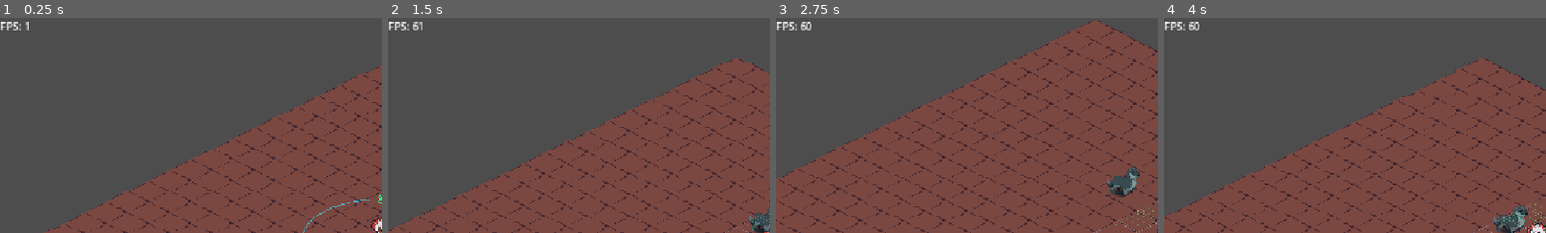
Above: before the commit, frames 1-4 (left to right).
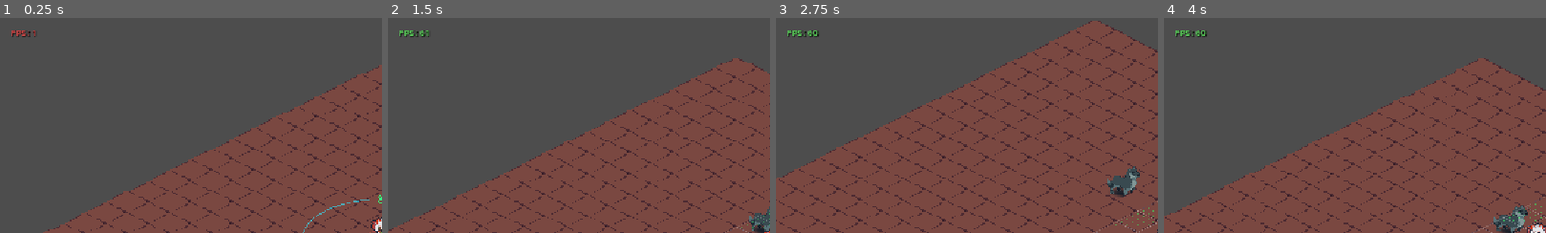
Above: after the commit, the same moments.

Repository: Luo-Mio/ColdWave2047
Game: Godot game, scene res://scene/main_scene.tscn
Two runs of this game, one before a commit and one after it. Both use one fixed random seed, a clock stepped at 60 frames per second and the inputs below.
Inputs (mouse positions are % of the whole screen's width and height, from its top left):
- Up to frame 1 (0.25 s): no input
- Up to frame 2 (1.5 s): tap Enter at 0.5 s; move the mouse to (72, 45) at 0.52 s; hold D (move_right) 0.53-1.28 s; tap 1 at 0.6 s; click (72, 45) at 0.67 s; move the mouse to (30, 55) at 1.27 s; hold S (move_down) from 1.28 s (still down); tap 2 at 1.35 s; click (30, 55) at 1.42 s
- Up to frame 3 (2.75 s): move the mouse to (60, 28) at 2.02 s; release S (move_down) at 2.03 s; hold D (move_right) from 2.03 s (still down); tap 3 at 2.1 s; click (60, 28) at 2.17 s
- Up to frame 4 (4 s): move the mouse to (45, 70) at 2.77 s; release D (move_right) at 2.78 s; hold W (move_up) 2.78-3.53 s; tap 4 at 2.85 s; click (45, 70) at 2.92 s; move the mouse to (80, 65) at 3.52 s; hold A (move_left) from 3.53 s (still down); tap 5 at 3.6 s; click (80, 65) at 3.67 s
The pictures show only the part of the screen within x 0-50%, y 0-50%; the shares and areas given below are measured in that part.

The runs differ from the first frame. In frame 1, 0.3% of the frame differs, in the area x 0-10%, y 1-9%; in frame 2, 0.4%; in frame 3, 0.4%, in the area x 0-12%, y 1-9%; in frame 4, 0.4%.

Commit message:
添加测试目的视野系统

Diff:
--- a/scene/hud/hotbar.tscn
+++ b/scene/hud/hotbar.tscn
@@ -15,6 +15,7 @@
 corner_radius_bottom_left = 3
 
 [node name="hotbar" type="CanvasLayer" unique_id=292178155]
+layer = 100
 script = ExtResource("1_nwfd5")
 
 [node name="MarginContainer" type="MarginContainer" parent="." unique_id=575179856]
--- a/scene/main_chara.tscn
+++ b/scene/main_chara.tscn
@@ -11,6 +11,7 @@
 [ext_resource type="Script" path="res://script/components/player_input_component.gd" id="9_input"]
 [ext_resource type="Script" path="res://script/components/weapon_holder_component.gd" id="10_weapon"]
 [ext_resource type="Script" path="res://script/components/item_collector.gd" id="11_collector"]
+[ext_resource type="Script" path="res://script/components/vision_fog_component.gd" id="12_fog"]
 
 [sub_resource type="AtlasTexture" id="AtlasTexture_26nfg"]
 atlas = ExtResource("1_atro3")
@@ -206,3 +207,6 @@
 
 [node name="ItemCollector" type="Area2D" parent="LogicScript"]
 script = ExtResource("11_collector")
+
+[node name="VisionFogComponent" type="Node" parent="LogicScript"]
+script = ExtResource("12_fog")
--- a/scene/main_scene.tscn
+++ b/scene/main_scene.tscn
@@ -28,6 +28,7 @@
 script = ExtResource("1_fb1ex")
 
 [node name="HUD" type="CanvasLayer" parent="." unique_id=1688893282]
+layer = 100
 
 [node name="fpslabel" type="Label" parent="HUD" unique_id=1268859474]
 offset_right = 40.0
--- /dev/null
+++ b/script/components/vision_fog_component.gd
@@ -0,0 +1,384 @@
+# vision_fog_component.gd —— 战争迷雾与 2.5D 视线遮蔽通用组件 (全屏分辨率视野)
+class_name VisionFogComponent
+extends Node
+
+@export_group("视野核心参数")
+# 屏幕边缘外扩裕量 (像素，用于提前加载进入屏幕边缘的障碍物阴影)
+@export var screen_margin: float = 96.0
+# 历史探索区域的半黑留底深浅 (0.0=全亮, 0.65=经典半黑, 1.0=纯黑)
+@export_range(0.0, 1.0) var explored_alpha: float = 0.65
+# 未探索区域的浓雾深浅 (1.0 = 纯黑)
+@export_range(0.0, 1.0) var unexplored_alpha: float = 1.0
+# 是否彻底隐藏视线盲区内的其他生物
+@export var enable_creature_hiding: bool = true
+# 遮挡视线的物理障碍层掩码 (Layer 2 树木/高墙 = 2)
+@export_flags_2d_physics var obstacle_mask: int = 2
+# 屏幕内最大障碍物探测上限 (极限密林测试可调大至 1024)
+@export var max_obstacles: int = 512
+# 地图边界覆盖尺寸
+@export var map_bounds: float = 4096.0
+
+var entity: CharacterBody2D
+var main_cam: Camera2D
+
+# 内部全屏迷雾画布与视口
+var canvas_layer: CanvasLayer
+var fog_rect: ColorRect
+var fog_viewport: SubViewport
+var fog_cam: Camera2D
+var fog_drawer: Node2D
+
+# 性能优化：预分配矩形物理查询对象、排除列表与脏重绘检测
+var _rect_shape: RectangleShape2D
+var _shape_query: PhysicsShapeQueryParameters2D
+var _excluded_rids: Array[RID] = []
+var _last_draw_pos := Vector2(-99999, -99999)
+var _last_draw_player_pos := Vector2(-99999, -99999)
+var _last_history_stamp_pos := Vector2(-99999, -99999)
+var _last_quads_hash: int = -1
+
+# 历史探索记忆 (低分辨率图像)
+var history_image: Image
+var history_texture: ImageTexture
+const MAP_RES: int = 256
+var _history_update_timer: float = 0.0
+
+# 当帧计算的阴影四边形
+var current_shadow_quads: Array[PackedVector2Array] = []
+
+func _ready() -> void:
+	# 向上查找实体
+	var curr := get_parent()
+	while curr:
+		if curr is CharacterBody2D:
+			entity = curr as CharacterBody2D
+			break
+		curr = curr.get_parent()
+
+	if entity == null:
+		return
+
+	main_cam = entity.find_child("Camera2D", true, false) as Camera2D
+
+	# 预分配矩形物理探测参数（直接匹配屏幕视口包围盒），避免每帧分配垃圾
+	_rect_shape = RectangleShape2D.new()
+	_shape_query = PhysicsShapeQueryParameters2D.new()
+	_shape_query.shape = _rect_shape
+	_shape_query.collision_mask = obstacle_mask
+	_shape_query.collide_with_bodies = true
+	_shape_query.collide_with_areas = false
+
+	_init_history_map()
+	_setup_fog_rendering_pipeline()
+
+func _physics_process(delta: float) -> void:
+	if entity == null:
+		return
+
+	var player_pos := entity.global_position
+	if entity.has_method("get_visual_foot_position"):
+		player_pos = entity.call("get_visual_foot_position")
+
+	# 获取主摄像机
+	if not is_instance_valid(main_cam):
+		main_cam = entity.find_child("Camera2D", true, false) as Camera2D
+		if not is_instance_valid(main_cam):
+			main_cam = get_viewport().get_camera_2d()
+
+	var cam_pos := player_pos
+	var cam_zoom := Vector2.ONE
+	if is_instance_valid(main_cam):
+		cam_pos = main_cam.get_screen_center_position()
+		cam_zoom = main_cam.zoom
+
+	# 同步视口摄像机
+	# 同步视口摄像机
+	if is_instance_valid(fog_cam):
+		fog_cam.position = cam_pos
+		fog_cam.zoom = cam_zoom
+
+	# 确保物理排除列表（虚空空气墙与自身）已注入底层查询，完全不占用检测名额
+	_ensure_excluded_rids()
+
+	# 当前屏幕分辨率对应的世界空间可视包围盒
+	var screen_world_rect := _get_screen_world_rect(cam_pos, cam_zoom, 48.0)
+
+	# 1. 运算屏幕内生物显隐与视线遮蔽 (反向单射线法)
+	if enable_creature_hiding:
+		_update_creature_visibility(player_pos, screen_world_rect)
+
+	# 2. 收集屏幕内的物理障碍物，几何运算投射到屏幕外的阴影体
+	var quads_changed := _calculate_shadow_quads(player_pos, cam_pos, cam_zoom)
+
+	# 3. 同步摄像机与屏幕参数给全屏 Shader
+	if is_instance_valid(fog_rect) and fog_rect.material is ShaderMaterial and is_instance_valid(fog_cam):
+		var mat := fog_rect.material as ShaderMaterial
+		mat.set_shader_parameter("cam_world_pos", fog_cam.position)
+		mat.set_shader_parameter("cam_zoom", fog_cam.zoom)
+		mat.set_shader_parameter("screen_size", Vector2(fog_viewport.size))
+		mat.set_shader_parameter("map_bounds", Vector2(map_bounds, map_bounds))
+		mat.set_shader_parameter("explored_alpha", explored_alpha)
+		mat.set_shader_parameter("unexplored_alpha", unexplored_alpha)
+
+	# 脏标记智能重绘：仅当摄像机位移、角色位移或阴影形状变动时才重绘，静止时 0 额外 CPU/GPU 消耗！
+	var moved := player_pos.distance_squared_to(_last_draw_player_pos) > 0.25 or cam_pos.distance_squared_to(_last_draw_pos) > 0.25
+	if is_instance_valid(fog_drawer) and (moved or quads_changed):
+		_last_draw_pos = cam_pos
+		_last_draw_player_pos = player_pos
+		fog_drawer.queue_redraw()
+
+	# 4. 周期性累加全屏视野的历史探索足迹
+	_history_update_timer -= delta
+	if _history_update_timer <= 0.0:
+		_history_update_timer = 0.15 # 每 150ms 检查一次
+		_stamp_history_exploration(cam_pos, cam_zoom)
+
+# 确保虚空空气墙与自身被底层物理查询排除
+func _ensure_excluded_rids() -> void:
+	if _excluded_rids.is_empty() or _excluded_rids.size() < 2:
+		var rids: Array[RID] = []
+		if is_instance_valid(entity):
+			rids.append(entity.get_rid())
+		var air_walls := get_tree().get_nodes_in_group("air_walls")
+		for aw in air_walls:
+			if aw is CollisionObject2D and not rids.has(aw.get_rid()):
+				rids.append(aw.get_rid())
+		if rids.size() < 2:
+			var aw_fallback := get_tree().root.find_child("AirWallManager", true, false)
+			if is_instance_valid(aw_fallback) and aw_fallback is CollisionObject2D and not rids.has(aw_fallback.get_rid()):
+				rids.append(aw_fallback.get_rid())
+		if rids.size() != _excluded_rids.size():
+			_excluded_rids = rids
+			if _shape_query:
+				_shape_query.exclude = _excluded_rids
+
+# 获取屏幕分辨率在世界空间中的矩形范围
+func _get_screen_world_rect(cam_pos: Vector2, cam_zoom: Vector2, margin: float = 0.0) -> Rect2:
+	var vp_size := Vector2(fog_viewport.size) if is_instance_valid(fog_viewport) else Vector2(1152, 648)
+	var z := cam_zoom if cam_zoom.x > 0.0 and cam_zoom.y > 0.0 else Vector2.ONE
+	var half_w := (vp_size.x * 0.5) / z.x + margin
+	var half_h := (vp_size.y * 0.5) / z.y + margin
+	return Rect2(cam_pos.x - half_w, cam_pos.y - half_h, half_w * 2.0, half_h * 2.0)
+
+# -------------------------------------------------------------
+# 一、生物显隐判定：屏幕视口剔除 + 反向单射线 (极其高效)
+# -------------------------------------------------------------
+func _update_creature_visibility(player_pos: Vector2, screen_rect: Rect2) -> void:
+	var space_state := entity.get_world_2d().direct_space_state
+	var creatures := get_tree().get_nodes_in_group("creatures")
+
+	for c in creatures:
+		if not is_instance_valid(c) or c == entity or not (c is Node2D):
+			continue
+
+		var c_node := c as Node2D
+		var c_foot := c_node.global_position
+		if c_node.has_method("get_visual_foot_position"):
+			c_foot = c_node.call("get_visual_foot_position")
+
+		# 1. 屏幕视口剔除：不在当前屏幕可见范围内的生物直接隐藏
+		if not screen_rect.has_point(c_foot):
+			c_node.visible = false
+			continue
+
+		# 2. 屏幕内生物：向主角发射 1 条视线射线（检测 Layer 2 障碍物层）
+		var ray_query := PhysicsRayQueryParameters2D.create(c_foot, player_pos, obstacle_mask)
+		ray_query.exclude = _excluded_rids + [c_node.get_rid()]
+		var hit := space_state.intersect_ray(ray_query)
+
+		# 射线通畅且未被真实障碍物阻挡 -> 可见；被大树等挡住 -> 隐形！
+		c_node.visible = hit.is_empty()
+
+# -------------------------------------------------------------
+# 二、几何运算：提取屏幕内障碍物并向屏幕外延展阴影体
+# -------------------------------------------------------------
+func _calculate_shadow_quads(player_pos: Vector2, cam_pos: Vector2, cam_zoom: Vector2) -> bool:
+	current_shadow_quads.clear()
+
+	if _shape_query == null:
+		return false
+
+	# 将物理探测框设为当前屏幕世界范围（带 screen_margin 外扩，确保边界物体阴影平滑切入）
+	var screen_rect := _get_screen_world_rect(cam_pos, cam_zoom, screen_margin)
+	_rect_shape.size = screen_rect.size
+	_shape_query.transform = Transform2D(0.0, cam_pos)
+
+	var space_state := entity.get_world_2d().direct_space_state
+	# 使用 max_obstacles (默认 512，支持上千树木极限压力测试)
+	var hits := space_state.intersect_shape(_shape_query, max_obstacles)
+	var processed_polys: Dictionary = {}
+
+	# 阴影四边形外推长度：保证阴影贯穿整个屏幕并穿透到屏幕之外
+	var extend_len := screen_rect.size.length() * 1.5
+
+	for hit in hits:
+		var collider: Object = hit.get("collider")
+		if collider == null or not (collider is Node):
+			continue
+
+		# 过滤虚空空气墙
+		var c_node := collider as Node
+		if c_node is AirWallManager or c_node.name.begins_with("AirWall") or c_node.name.begins_with("@StaticBody2D"):
+			continue
+
+		# 遍历障碍物直接子节点
+		for child in c_node.get_children():
+			if not (child is CollisionPolygon2D):
+				continue
+			var poly_node := child as CollisionPolygon2D
+			if poly_node.polygon.size() < 3:
+				continue
+
+			if processed_polys.has(poly_node):
+				continue
+			processed_polys[poly_node] = true
+
+			var poly_world_pos := poly_node.global_position
+			if not screen_rect.has_point(poly_world_pos):
+				continue
+
+			var xform := poly_node.global_transform
+			var world_pts: Array[Vector2] = []
+			var center := Vector2.ZERO
+			for local_pt in poly_node.polygon:
+				var wp := xform * local_pt
+				world_pts.append(wp)
+				center += wp
+			center /= float(world_pts.size())
+
+			var base_dir := (center - player_pos)
+			if base_dir.is_zero_approx():
+				continue
+			var base_angle := base_dir.angle()
+
+			var min_rel := INF
+			var max_rel := -INF
+			var v_left := Vector2.ZERO
+			var v_right := Vector2.ZERO
+
+			# 核心极值顶点扫描法 (基于相对偏差角)
+			for v in world_pts:
+				var rel := wrapf((v - player_pos).angle() - base_angle, -PI, PI)
+				if rel < min_rel:
+					min_rel = rel
+					v_left = v
+				if rel > max_rel:
+					max_rel = rel
+					v_right = v
+
+			# 异常防呆：若两极值相对角极小（退化）或跨度接近 PI（角色身处物体中心），跳过
+			if max_rel - min_rel < 0.001 or max_rel - min_rel > PI * 0.98:
+				continue
+
+			# 沿玩家到极值顶点的射线方向推向屏幕之外
+			var dir_left := (v_left - player_pos).normalized()
+			var dir_right := (v_right - player_pos).normalized()
+			var e_left := player_pos + dir_left * extend_len
+			var e_right := player_pos + dir_right * extend_len
+
+			# 形成闭合的阴影四边形
+			current_shadow_quads.append(PackedVector2Array([v_left, e_left, e_right, v_right]))
+
+	var new_hash := current_shadow_quads.size()
+	var changed := (new_hash != _last_quads_hash)
+	_last_quads_hash = new_hash
+	return changed
+
+# -------------------------------------------------------------
+# 三、初始化历史迷雾贴图 (纯内存 Image，零开销)
+# -------------------------------------------------------------
+func _init_history_map() -> void:
+	history_image = Image.create(MAP_RES, MAP_RES, false, Image.FORMAT_R8)
+	history_image.fill(Color(0, 0, 0, 1)) # 初始全黑 (从未探索)
+	history_texture = ImageTexture.create_from_image(history_image)
+
+func _stamp_history_exploration(cam_pos: Vector2, cam_zoom: Vector2) -> void:
+	if history_image == null or history_texture == null:
+		return
+
+	# 静止或移动极小时不重复执行贴图更新
+	if cam_pos.distance_squared_to(_last_history_stamp_pos) < 64.0:
+		return
+	_last_history_stamp_pos = cam_pos
+
+	var screen_rect := _get_screen_world_rect(cam_pos, cam_zoom, 0.0)
+	var half_bound := map_bounds * 0.5
+
+	# 将当前屏幕矩形映射到 256x256 历史像素坐标
+	var x0 := clampi(int((screen_rect.position.x + half_bound) / map_bounds * float(MAP_RES)), 0, MAP_RES - 1)
+	var y0 := clampi(int((screen_rect.position.y + half_bound) / map_bounds * float(MAP_RES)), 0, MAP_RES - 1)
+	var x1 := clampi(int((screen_rect.end.x + half_bound) / map_bounds * float(MAP_RES)), 0, MAP_RES - 1)
+	var y1 := clampi(int((screen_rect.end.y + half_bound) / map_bounds * float(MAP_RES)), 0, MAP_RES - 1)
+
+	var w := maxi(1, x1 - x0 + 1)
+	var h := maxi(1, y1 - y0 + 1)
+
+	# 直接调用底层高效 C++ fill_rect，零 GDScript 像素循环
+	history_image.fill_rect(Rect2i(x0, y0, w, h), Color(1, 1, 1, 1))
+	history_texture.update(history_image)
+
+# -------------------------------------------------------------
+# 四、自动搭建视口与全屏 Shader 管线 (即插即用，零配置)
+# -------------------------------------------------------------
+func _setup_fog_rendering_pipeline() -> void:
+	# 1. 创建全屏覆盖 CanvasLayer (layer=5，高于游戏场景世界0，低于 HUD界面100)
+	canvas_layer = CanvasLayer.new()
+	canvas_layer.layer = 5
+	add_child(canvas_layer)
+
+	# 2. 创建用于绘制视锥的 SubViewport (自适应视口分辨率)
+	fog_viewport = SubViewport.new()
+	var vp_size := get_viewport().get_visible_rect().size
+	fog_viewport.size = Vector2i(vp_size) if vp_size.x > 0 and vp_size.y > 0 else Vector2i(1152, 648)
+	fog_viewport.render_target_update_mode = SubViewport.UPDATE_ALWAYS
+	fog_viewport.transparent_bg = false
+	add_child(fog_viewport)
+
+	# 窗口尺寸变动时动态同步
+	get_viewport().size_changed.connect(func():
+		if is_instance_valid(fog_viewport):
+			fog_viewport.size = Vector2i(get_viewport().get_visible_rect().size)
+	)
+
+	# 视口摄像机
+	fog_cam = Camera2D.new()
+	fog_viewport.add_child(fog_cam)
+
+	# 视口绘制节点
+	fog_drawer = Node2D.new()
+	fog_drawer.draw.connect(_on_fog_drawer_draw)
+	fog_viewport.add_child(fog_drawer)
+
+	# 3. 创建全屏后处理 ColorRect
+	fog_rect = ColorRect.new()
+	fog_rect.set_anchors_and_offsets_preset(Control.PRESET_FULL_RECT)
+	fog_rect.mouse_filter = Control.MOUSE_FILTER_IGNORE
+
+	var shader := load("res://script/shaders/fog_of_war.gdshader") as Shader
+	var mat := ShaderMaterial.new()
+	mat.shader = shader
+	mat.set_shader_parameter("fog_mask", fog_viewport.get_texture())
+	mat.set_shader_parameter("history_mask", history_texture)
+	mat.set_shader_parameter("explored_alpha", explored_alpha)
+	mat.set_shader_parameter("unexplored_alpha", unexplored_alpha)
+	mat.set_shader_parameter("map_bounds", Vector2(map_bounds, map_bounds))
+	fog_rect.material = mat
+
+	canvas_layer.add_child(fog_rect)
+
+# 视口内的具体绘制 (全屏点亮 + 覆盖黑色阴影四边形)
+func _on_fog_drawer_draw() -> void:
+	if entity == null:
+		return
+
+	var cam_pos := fog_cam.position if is_instance_valid(fog_cam) else entity.global_position
+	var cam_zoom := fog_cam.zoom if is_instance_valid(fog_cam) else Vector2.ONE
+	var screen_rect := _get_screen_world_rect(cam_pos, cam_zoom, 32.0)
+
+	# 1. 全屏视野点亮：将整个屏幕视口绘制为全亮白色 (R=1)
+	fog_drawer.draw_rect(screen_rect, Color(1, 0, 0, 1))
+
+	# 2. 覆盖所有障碍物背后投射向屏幕外的黑色阴影四边形 (R=0)
+	for quad in current_shadow_quads:
+		if quad.size() >= 3:
+			fog_drawer.draw_colored_polygon(quad, Color(0, 0, 0, 1))
--- a/script/entities/bio/creature_base.gd
+++ b/script/entities/bio/creature_base.gd
@@ -23,6 +23,7 @@
 	collision_layer = 4
 	collision_mask = 6
 	motion_mode = CharacterBody2D.MOTION_MODE_FLOATING
+	add_to_group("creatures")
 
 func _physics_process(delta: float) -> void:
 	# 1. 询问大脑当前的期望移动意图 (无论是按键输入、AI漫步、追击或骑乘接管)
--- a/script/entities/objects/object_base.gd
+++ b/script/entities/objects/object_base.gd
@@ -38,13 +38,18 @@
 		var rx := jitter_size.x * 0.5
 		var ry := jitter_size.y * 0.5
 		jitter = _get_random_diamond_offset(rx, ry)
+	# 2. 编辑器直接拖入场景时的防呆回退与楼层自动识别
+	if base_position == Vector2.ZERO and position != Vector2.ZERO:
+		base_position = position
+	if floor_level == 0 and not GridData.layers.is_empty():
+		var c := GridData.world_to_cell(base_position)
+		var hf := GridData.get_highest_floor(c)
+		if hf > 0:
+			floor_level = hf
 
-	# 3. 碰撞体高度修正（如果有）
-	var collision_node := get_node_or_null("StaticBody2D")
-	if collision_node:
-		collision_node.position.y = float(floor_level + 1) * GridData.FLOOR_HEIGHT
-
-	# 4. 精确世界坐标与高精度微格排序键
+	# 3. 精确世界坐标（含楼层高度偏移与随机微偏移）
+	# 物体根节点自身已施加完整的楼层高度偏移 (-floor_level * 16px)
+	# 子节点 StaticBody2D 的碰撞多边形自然继承此高度，完美与贴图根部对齐！
 	global_position = base_position + jitter + Vector2(0.0, GridData.get_floor_pixel_offset(floor_level))
 	foot_y = global_position.y
 
--- /dev/null
+++ b/script/shaders/fog_of_war.gdshader
@@ -0,0 +1,48 @@
+shader_type canvas_item;
+
+// 战争迷雾全屏遮罩 Shader
+// fog_mask: 当前活跃视锥 SubViewport 渲染图 (R=1 代表视野内)
+// history_mask: 历史探索足迹 ImageTexture (R=1 代表已探索)
+uniform sampler2D fog_mask : filter_linear, repeat_disable;
+uniform sampler2D history_mask : filter_linear, repeat_disable;
+
+uniform vec2 cam_world_pos;
+uniform vec2 cam_zoom = vec2(1.0, 1.0);
+uniform vec2 screen_size = vec2(1152.0, 648.0);
+uniform vec2 map_bounds = vec2(4096.0, 4096.0);
+
+// 历史探索区域的半黑遮罩透明度 (0.0=全亮, 0.65=半黑留底, 1.0=纯黑)
+uniform float explored_alpha : hint_range(0.0, 1.0) = 0.65;
+// 未探索区域的浓雾透明度 (1.0 = 纯黑)
+uniform float unexplored_alpha : hint_range(0.0, 1.0) = 1.0;
+// 迷雾主色调 (默认深黑)
+uniform vec4 fog_color : source_color = vec4(0.0, 0.0, 0.0, 1.0);
+
+void fragment() {
+	// 1. 采样当前活跃视野 (来自 SubViewport，1.0=可见，0.0=盲区)
+	vec4 curr = texture(fog_mask, SCREEN_UV);
+	float current_vis = curr.r;
+
+	// 2. 根据 SCREEN_UV 换算当前屏幕像素在世界坐标系中的位置
+	vec2 screen_pixel = (SCREEN_UV - 0.5) * screen_size;
+	vec2 world_pos = cam_world_pos + screen_pixel / cam_zoom;
+
+	// 3. 将世界坐标映射到历史地图 UV [0.0, 1.0]
+	vec2 hist_uv = (world_pos + map_bounds * 0.5) / map_bounds;
+	float explored = 0.0;
+	if (hist_uv.x >= 0.0 && hist_uv.x <= 1.0 && hist_uv.y >= 0.0 && hist_uv.y <= 1.0) {
+		explored = texture(history_mask, hist_uv).r;
+	}
+
+	// 4. 三态计算：当前视野全亮 -> 历史探索半黑 -> 未知浓雾纯黑
+	float darkness = unexplored_alpha;
+	if (current_vis > 0.05) {
+		// 当前视野内：平滑过渡为 0 遮罩 (100% 全亮)
+		darkness = mix(explored_alpha, 0.0, clamp(current_vis, 0.0, 1.0));
+	} else if (explored > 0.05) {
+		// 历史探索记忆区：半黑留底
+		darkness = mix(unexplored_alpha, explored_alpha, clamp(explored, 0.0, 1.0));
+	}
+
+	COLOR = vec4(fog_color.rgb, darkness);
+}
--- a/script/systems/air_wall.gd
+++ b/script/systems/air_wall.gd
@@ -14,6 +14,7 @@
 ]
 
 func _ready() -> void:
+	add_to_group("air_walls")
 	# 设置物理碰撞层（Layer 2：障碍物层，匹配角色的 collision_mask）
 	collision_layer = 2
 	collision_mask = 0
--- a/script/ui/fpslabel.gd
+++ b/script/ui/fpslabel.gd
@@ -1,5 +1,32 @@
-# fps_label.gd —— 显示帧率
+# fpslabel.gd —— 显示游戏运行帧率与性能监控
 extends Label
 
+func _ready() -> void:
+	# 确保在 UI 顶层
+	z_index = 100
+	# 舒适的左上角间距
+	position = Vector2(16, 12)
+	# 添加文字阴影与清晰字号，确保在任何地形或迷雾背景下都清晰可读
+	add_theme_color_override("font_shadow_color", Color(0, 0, 0, 0.9))
+	add_theme_constant_override("shadow_offset_x", 1)
+	add_theme_constant_override("shadow_offset_y", 1)
+	add_theme_constant_override("shadow_outline_size", 2)
+	add_theme_font_size_override("font_size", 14)
+
 func _process(_delta: float) -> void:
-	text = "FPS: %d" % Engine.get_frames_per_second()
+	var fps := Engine.get_frames_per_second()
+	text = "FPS: %d" % fps
+
+	# 根据帧率高低变色指示性能健康度
+	if fps >= 55:
+		add_theme_color_override("font_color", Color(0.4, 1.0, 0.4, 1.0)) # 60fps 充沛：亮绿色
+	elif fps >= 30:
+		add_theme_color_override("font_color", Color(1.0, 0.85, 0.2, 1.0)) # 30~55fps：金黄色
+	else:
+		add_theme_color_override("font_color", Color(1.0, 0.3, 0.3, 1.0)) # <30fps 掉帧：警示红
+
+func _unhandled_input(event: InputEvent) -> void:
+	# 支持按 F3 键随时显隐帧数标签
+	if event is InputEventKey and event.pressed and not event.echo:
+		if event.keycode == KEY_F3:
+			visible = not visible
Not shown, added: script/components/vision_fog_component.gd.uid
Not shown, added: script/shaders/fog_of_war.gdshader.uid
